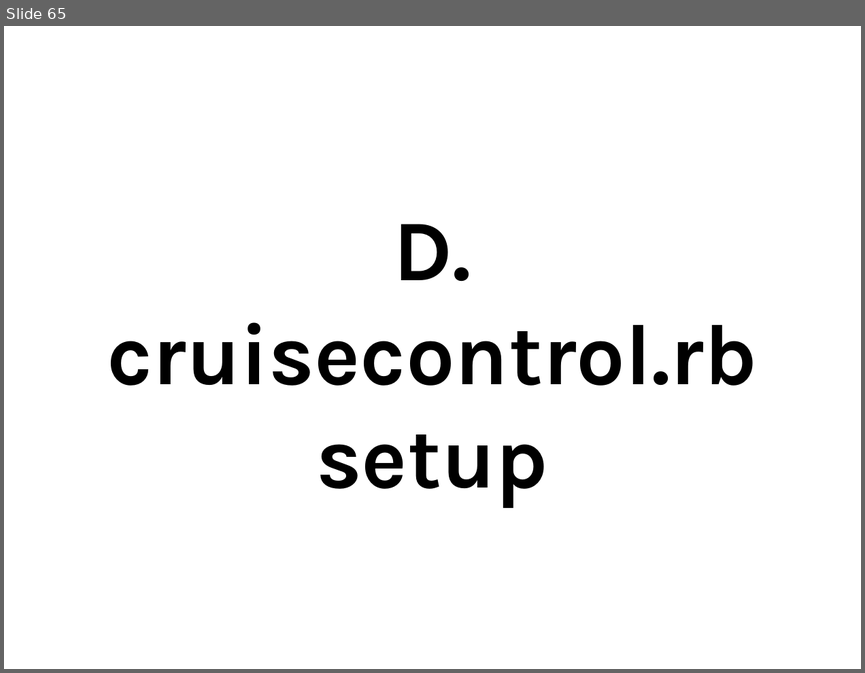
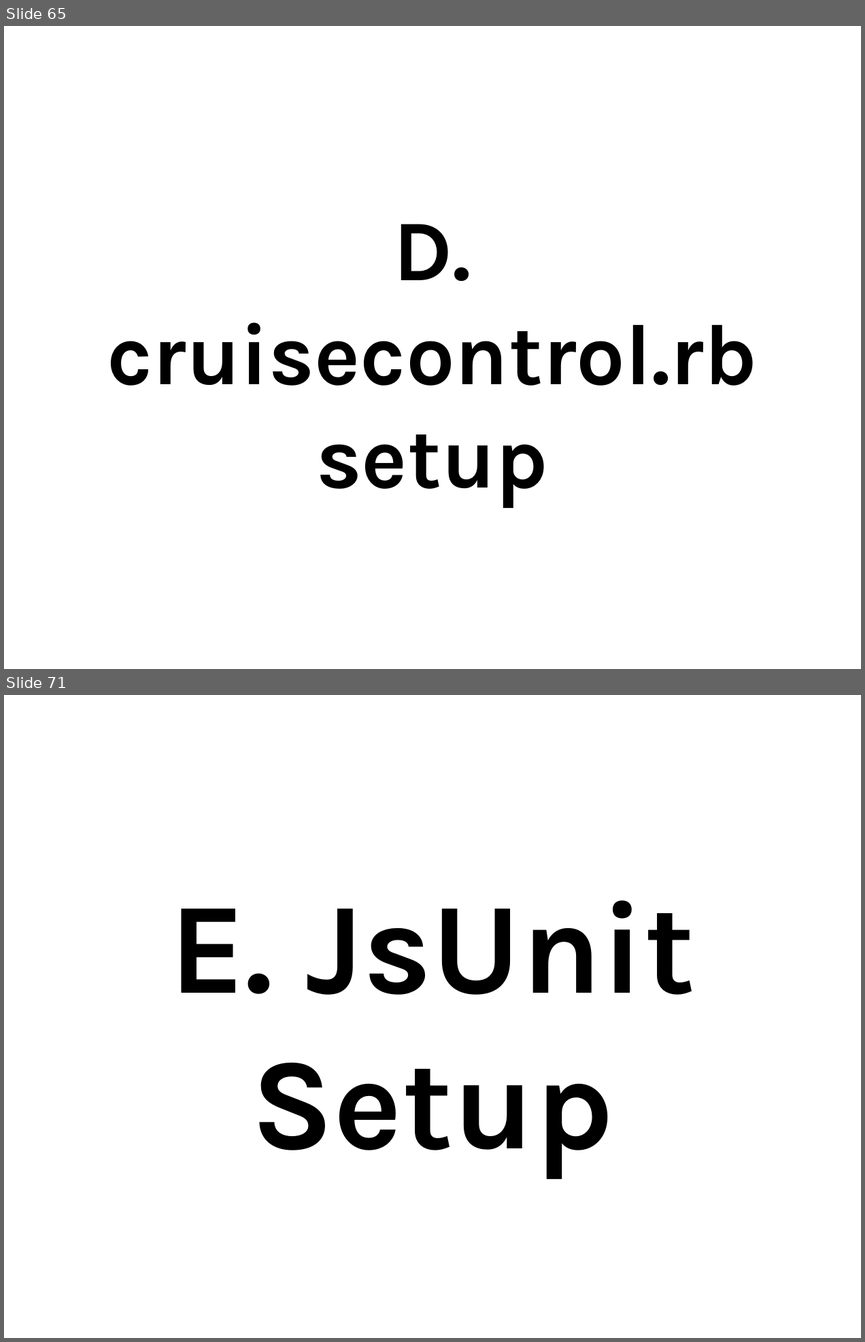
Before and after one commit to thewoolleyman/ci_for_the_rails_guy_or_gal, a slide deck: presentation/ci_for_the_web_2.0_guy_or_gal.odp. Shown one above the other, each under a label of ours: slide 65 before the commit, slides 65 and 71 after it; the slides between them are not shown. The pictures are 865x673 and 865x1342 pixels, drawn with LibreOffice and Linux fonts; fonts in the diff are those of the drawing. Boxes give left, top, right and bottom in pixels: in the first picture for what was removed or moved away, otherwise in the second. Text is boxed around its words. In the diff, an @@ line names an element or a change of style, - is before the commit and + after.

```diff
--- a/presentation/ci_for_the_web_2.0_guy_or_gal.odp
+++ b/presentation/ci_for_the_web_2.0_guy_or_gal.odp
@@ slide 71 added at (4, 695, 861, 1338), background #FFFFFF @@
@@ title added at (169, 900, 696, 1178), 120 pt, text #000000, bold @@
+E. JsUnit Setup
```
Also in this commit, not shown: 21 other slides added, 1 slide removed.
